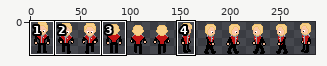
File history of a sprite sheet, Orville/Assets/AllCharacters/Characters/GordonMalloy.png. Above: a wide view before the commit, with the close-up outlined.
Close-up. Before the commit:
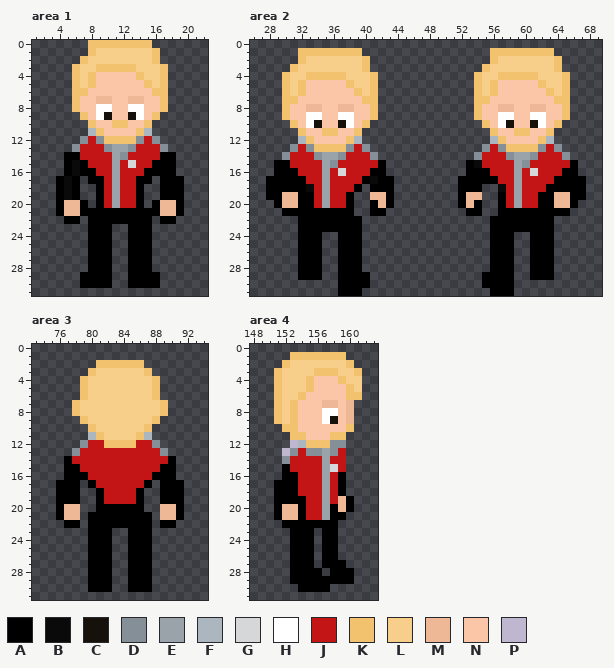
The file is 288x32 pixels. Colours within 5 levels of each other are drawn and written as one. Shown: area 1: x 1..22, y 0..31; area 2: x 26..69, y 0..31; area 3: x 73..94, y 0..31; area 4: x 148..163, y 0..31. The wide view leaves out empty margins. The commit also changed other parts of the picture, which this record leaves out.
Palette (. is transparent): A #000000  B #0a0a0a  C #16110a  D #858f98  E #9ba3aa  F #abb6bf  G #d5d7d9  H #ffffff  J #c31515  K #f2c26e  L #f7cf8a  M #eeb796  N #fbc6a7  P #bfb6d0
After the commit:
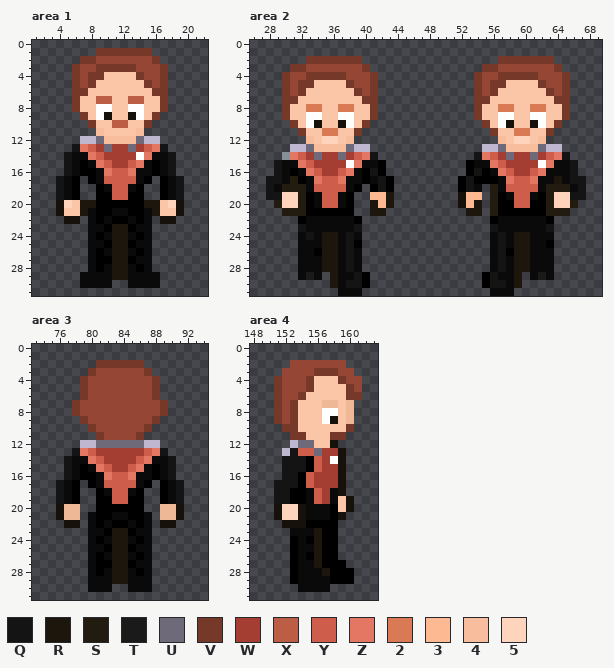
Colours new in this view: Q #141414  R #1c160d  S #221b10  T #1a1a1a  U #6f6a79  V #763829  W #a43e32  X #bc5d46  Y #ce5d4b  Z #e47763  2 #d97a55  3 #fdba92  4 #f7bd9c  5 #fed5bc
What changed:
colour L: #f7cf8a -> #964634
Changed rows in their new state; - is a pixel that keeps its letter.
Area 1:
first column x 4:
 0 ----........----
 1 ----.VVVVVVV.---
 2 ---VV-------V---
 3 --V--VVVVV---V--
 4 --V-VV----V--V--
 5 --V-V------V-V--
 6 --VV--------VV--
 7 --V--XX--XX--V--
 8 --V----------V--
 9 ---V--------V---
10 ----V--XX--V----
11 ----.4----4.----
12 ---PPU4444UPP---
13 --QZYWUWWUWYZQ--
14 -QBBZYWWWWHZBBQ-
15 -Q--BZYWWYZB-BQ-
16 -Q---BZYYZBB-BQ-
17 Q----BYYYYB---BQ
18 Q-----BYYB----BQ
19 Q-----AYYA----BQ
20 C5NRR-AAAA-RRN5C
21 CNNRB--BB--BRNNC
22 -CC-B-B--B-B-CC-
23 ----BB-RR-BB----
24 ----B-BRRB-B----
25 ----BB-RR-BB----
26 ----B-BRRB-B----
27 ----B--RR-BB----
28 ----B-BRRB-B----
29 ---BBBBRRBBBB---
30 ---BBBB--BBBB---
Area 2:
first column x 28:
 1 ----........----------------........----
 2 ----.VVVVVVV.---------------.VVVVVVV.---
 3 ---VV-------V--------------VV-------V---
 4 --V--VVVVV---V------------V--VVVVV---V--
 5 --V-VV----V--V------------V-VV----V--V--
 6 --V-V------V-V------------V-V------V-V--
 7 --VV--------VV------------VV--------VV--
 8 --V--22--22--V------------V--22--22--V--
 9 --V----------V------------V----------V--
10 ---V--------V--------------V--------V---
11 ----V--22--V----------------V--22--V----
12 ----.4-55-4.----------------.4-55-4.----
13 ---PPU4444UPP--------------PPU4444UPP---
14 ---ZYWUWWUWYZQ------------QZYWUWWUWYZQ--
15 -QBBZYWWWWHZBB-------------BZYWWWWHZBBQ-
16 -QB-BZYWWYZBAQ------------Q-BZYWWYZBBBQ-
17 QQBS-BZYYZBB--Q----------Q---BZYYZBBRBQQ
18 QBSSS-YYYYB---Q----------QB-S-YYYYBSSSBQ
19 QQ55S-BYYB---33R--------C33-S-BYYB-S55QQ
20 -S55S-BYYB---R3R--------C3R-S-AYYA-S55S-
21 --SSS--------RR----------RR-S------SSS--
22 -----BBBBBB------------------BBBBBB-----
23 ----QBBBBBBQ----------------QBBBBBBQ----
24 ----BQBRRBQB----------------BQBRRBBB----
25 ----BBBRRBQ-----------------BQBRRBB-----
26 ----BB-RRBQB----------------BQ-RRBBB----
27 ----BBBRRBQB----------------BQBRRBBB----
28 ----BBBRRBQB----------------BQBRRBBB----
29 ----BTB-RBBQ----------------QBBR-BTB----
30 --------RBQQ----------------QQBR--------
31 ---------BBB----------------BBB---------
Area 3:
first column x 76:
 2 -----VVVVVV-----
 3 ----V------V----
 4 ---V--------V---
 5 ---V--------V---
 6 ---V--------V---
 7 --V----------V--
 8 --V----------V--
 9 ---V--------V---
10 ----V------V----
11 ----.V----V.----
12 ---PPUUUUUUPP---
13 --QZYWWWWWWYZQ--
14 -QBBZYWWWWYZBBQ-
15 -QBABZYWWYZBABQ-
16 -QB-ABZYYZBB-BQ-
17 QB---BYYYYB---BQ
18 QB----BYYB----BQ
19 QB----AYYA----BQ
20 C--------------C
21 C---B--BB--B---C
22 -CC-B-B--B-B-CC-
23 ----BB-RR-BB----
24 ----B-BRRB-B----
25 ----BB-RR-BB----
26 ----B-BRRB-B----
27 ----B--RR-BB----
28 ----B-BRRB-B----
29 ----BBBRRBBB----
30 ----BBB--BBB----
Area 4:
first column x 151:
 1 --.......--
 2 -.-------.-
 3 .----VVV--.
 4 V---V---V--
 5 V---V----V-
 6 V--V-----VV
 7 V-V--------
 8 V-V--------
 9 V-V--------
10 -VV------V-
11 --VV---VV--
12 ---UUNNC.--
13 --QYYUWWC--
14 -QQQAYWHC--
15 -QQQAYWWC--
16 -QQAYWWWC--
17 QQQAYWWWC--
18 QQ-ABYWBC--
19 QQ--BYWBNC-
20 C55CBBB-NC-
21 C55CBBB-C--
22 -CCC-------
23 --BBBR-----
24 ---B-R-----
25 ---BBR-----
26 ---B-R-----
27 ---BBR-----
28 ---BBBR----
29 ---BBBB----
30 ---BBBB----
Where, in picture pixels (left, top, right, bottom), the same in both close-ups:
changed: (56, 40, 184, 288)
changed: (266, 48, 394, 296)
changed: (458, 48, 586, 296)
changed: (56, 360, 184, 592)
changed: (274, 352, 362, 592)
